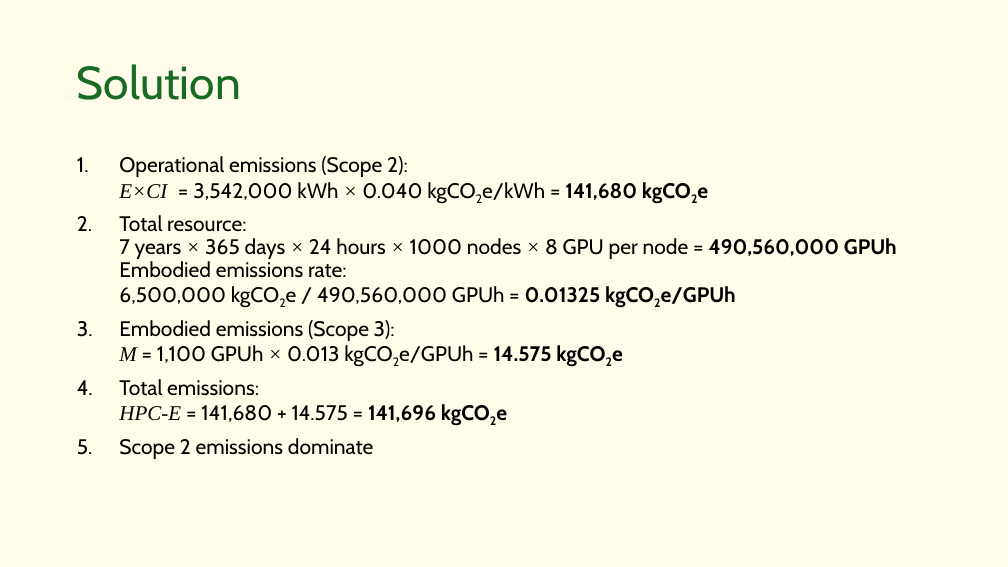
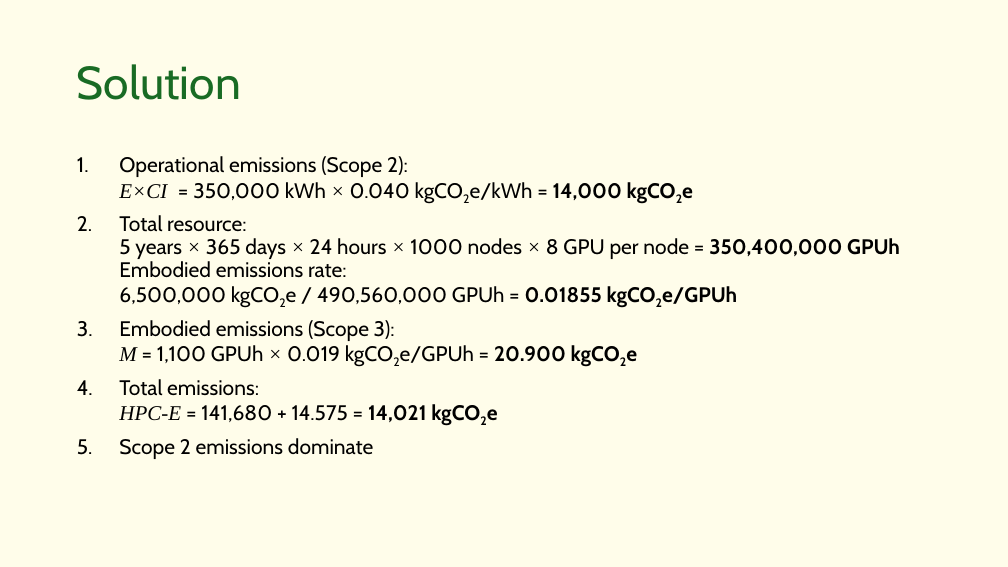
Before and after one commit to EPCCed/2026-02-26_GreenHPC_Turing, a slide deck: slide 18 of instructors/L6-measurement-estimating-emissions.pptx. Drawn at 1008x567 pixels with LibreOffice and Linux fonts; fonts in the diff are those of the drawing. Boxes give left, top, right and bottom in pixels: in the first picture for what was removed or moved away, otherwise in the second. Text is boxed around its words. In the diff, an @@ line names an element or a change of style, - is before the commit and + after.

Commit message:
Fix typos in presentations

```diff
--- a/instructors/L6-measurement-estimating-emissions.pptx
+++ b/instructors/L6-measurement-estimating-emissions.pptx
@@ text at (x1=119, y1=156, x2=900, y2=422): text changed @@
-1. Operational emissions (Scope 2):
-   E×CI = 3,542,000 kWh × 0.040 kgCO2e/kWh = 141,680 kgCO2e
-2. Total resource:
-   7 years × 365 days × 24 hours × 1000 nodes × 8 GPU per node = 490,560,000 GPUh
-   Embodied emissions rate:
-   6,500,000 kgCO2e / 490,560,000 GPUh = 0.01325 kgCO2e/GPUh
-3. Embodied emissions (Scope 3):
-   M = 1,100 GPUh × 0.013 kgCO2e/GPUh = 14.575 kgCO2e
-4. Total emissions:
-   HPC-E = 141,680 + 14.575 = 141,696 kgCO2e
+1. Operational emissions (Scope 2):
+   E×CI = 350,000 kWh × 0.040 kgCO2e/kWh = 14,000 kgCO2e
+2. Total resource:
+   5 years × 365 days × 24 hours × 1000 nodes × 8 GPU per node = 350,400,000 GPUh
+   Embodied emissions rate:
+   6,500,000 kgCO2e / 490,560,000 GPUh = 0.01855 kgCO2e/GPUh
+3. Embodied emissions (Scope 3):
+   M = 1,100 GPUh × 0.019 kgCO2e/GPUh = 20.900 kgCO2e
+4. Total emissions:
+   HPC-E = 141,680 + 14.575 = 14,021 kgCO2e
```
Also in this commit, not shown: 1 other slide changed, 6 other files.
